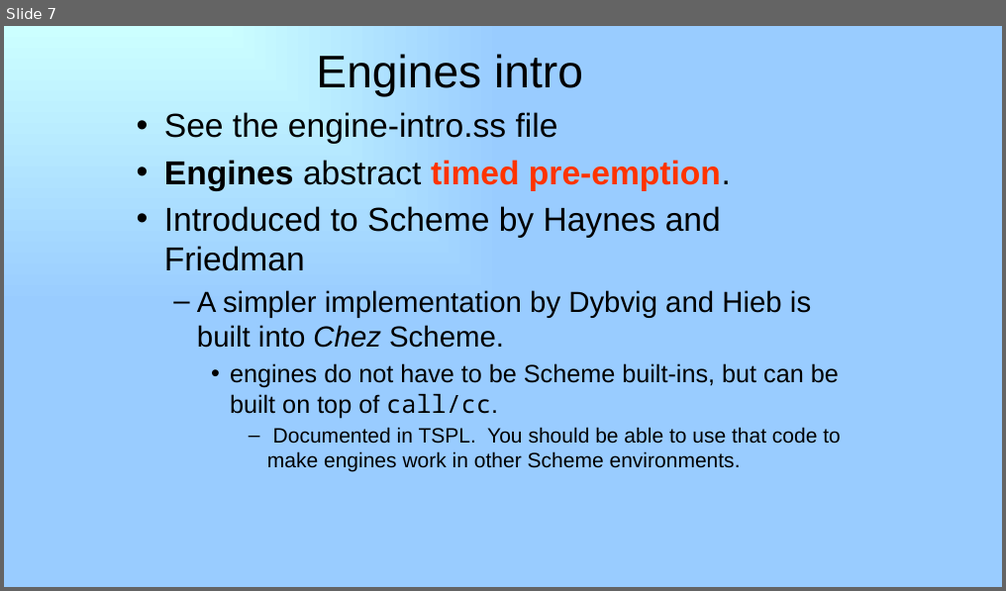
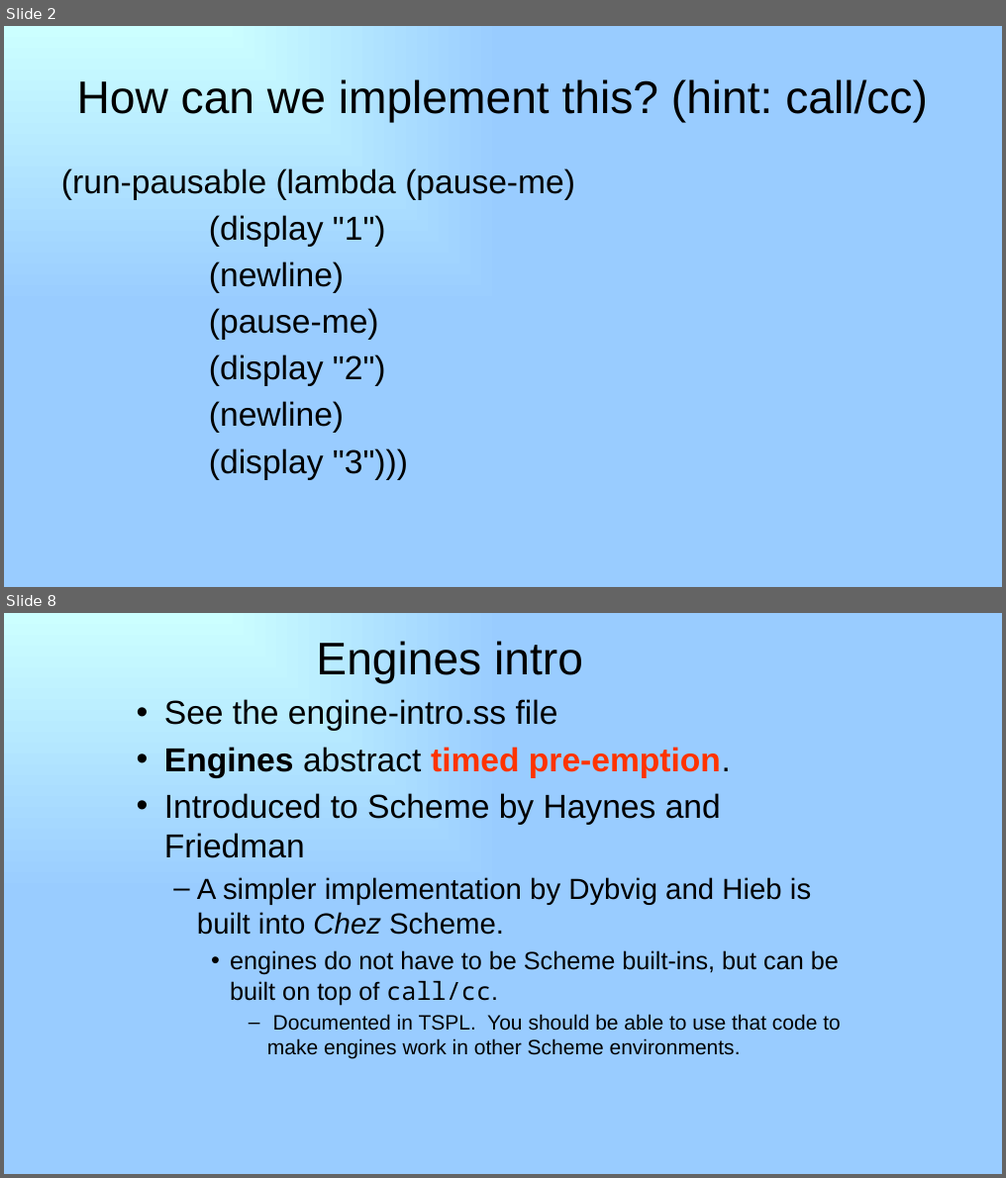
Before and after one commit to RHIT-CSSE/csse304, a slide deck: ClassMaterials/Engines/35_Final_Engines.pptx. Shown one above the other, each under a label of ours: slide 7 before the commit, slides 2 and 8 after it; the slides between them are not shown. The pictures are 1006x591 and 1006x1178 pixels, drawn with LibreOffice and Linux fonts; fonts in the diff are those of the drawing. Boxes give left, top, right and bottom in pixels: in the first picture for what was removed or moved away, otherwise in the second. Text is boxed around its words. In the diff, an @@ line names an element or a change of style, - is before the commit and + after.

```diff
--- a/ClassMaterials/Engines/35_Final_Engines.pptx
+++ b/ClassMaterials/Engines/35_Final_Engines.pptx
@@ slide 2 added at <box>4,26,1002,587</box>, background gradient #CCFFFF to #99CCFF @@
@@ title added at <box>77,79,928,123</box>, 44 pt, text #000000 @@
+How can we implement this? (hint: call/cc)
@@ text added at <box>61,169,575,480</box>, 32 pt, text #000000 @@
+(run-pausable (lambda (pause-me)
+(display "1")
+(newline)
+(pause-me)
+(display "2")
+(newline)
+(display "3")))
@@ what was slide 7 is now slide 8 @@
```
Also in this commit, not shown: 6 slides changed, 1 other file.
